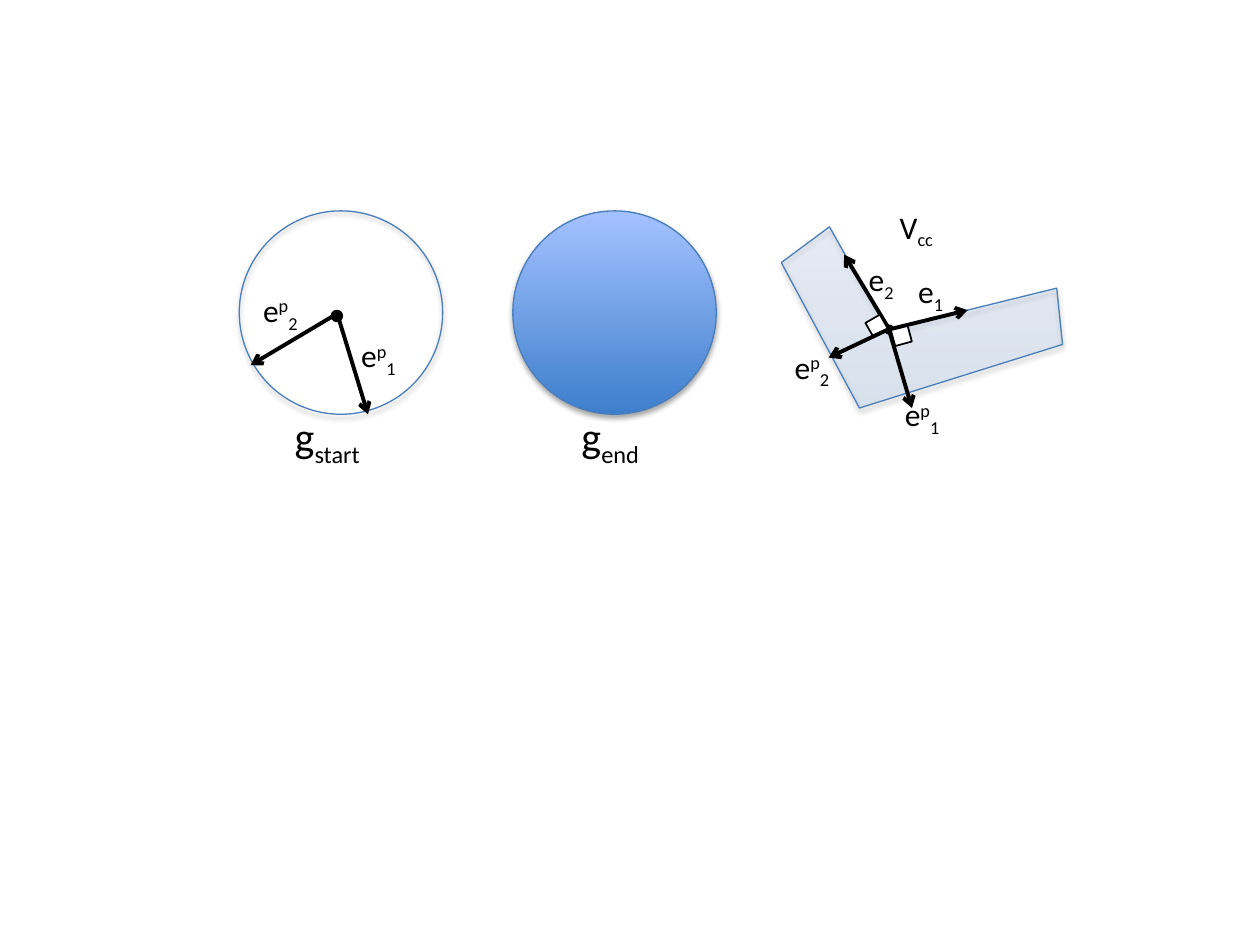
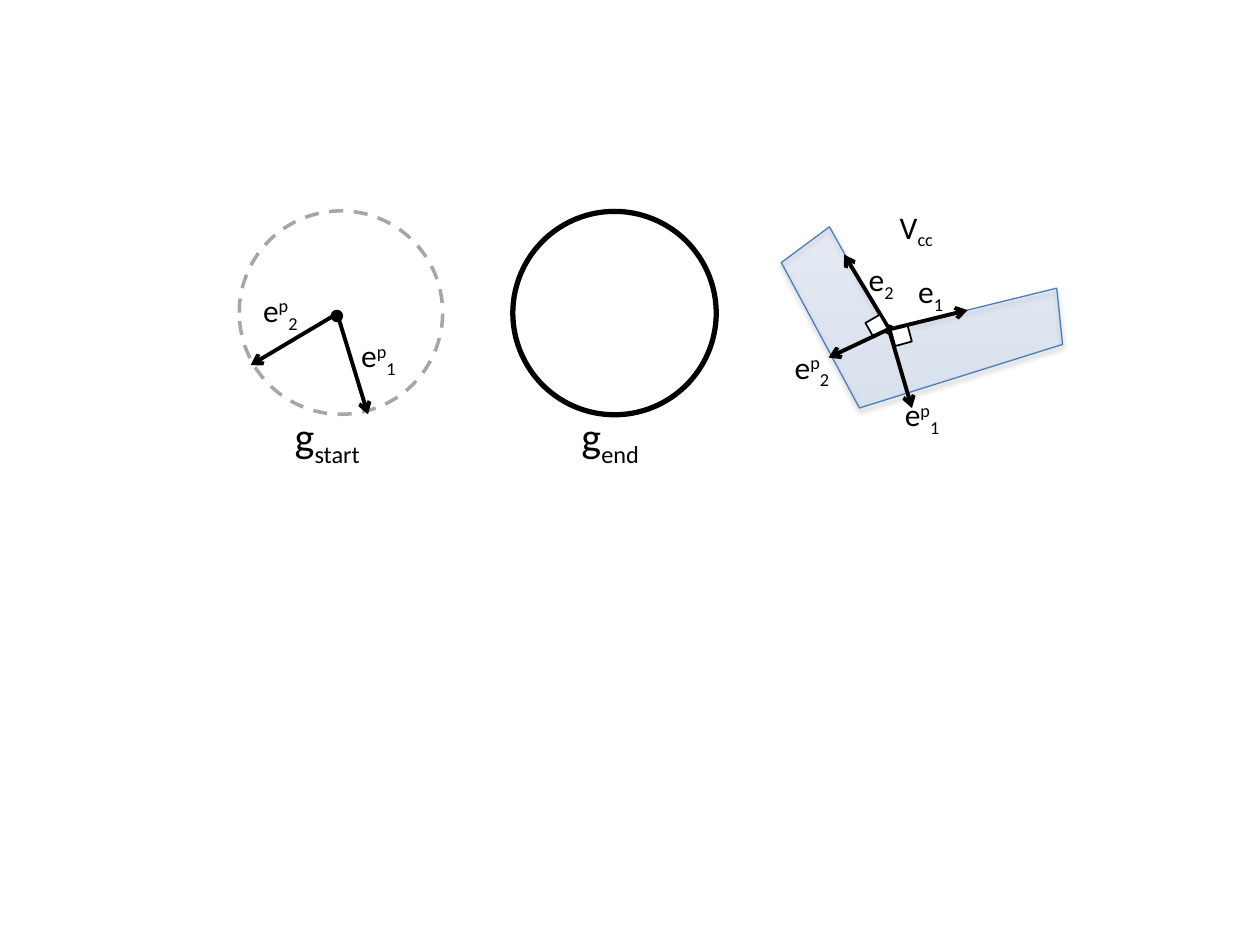
Before and after one commit to pcottle/MastersThesis, a slide deck: slide 14 of figures/figures.pptx (slide 13 before the commit). Drawn at 1260x945 pixels with LibreOffice and Linux fonts; fonts in the diff are those of the drawing. Boxes give left, top, right and bottom in pixels: in the first picture for what was removed or moved away, otherwise in the second. Text is boxed around its words. In the diff, an @@ line names an element or a change of style, - is before the commit and + after.

```diff
--- a/figures/figures.pptx
+++ b/figures/figures.pptx
@@ ellipse at (239, 210, 442, 413): fill none to #FFFFFF; outline #4B7EBC 0.75 pt to #A6A6A6 2 pt dashed; shadow off @@
@@ ellipse at (513, 212, 716, 415): fill gradient #3F80CE to #A4C4FF to #FFFFFF; outline #4B7EBC 0.75 pt to #000000 3 pt; shadow off @@
```
Also in this commit, not shown: 5 other slides changed, 1 slide added, 5 other files.
